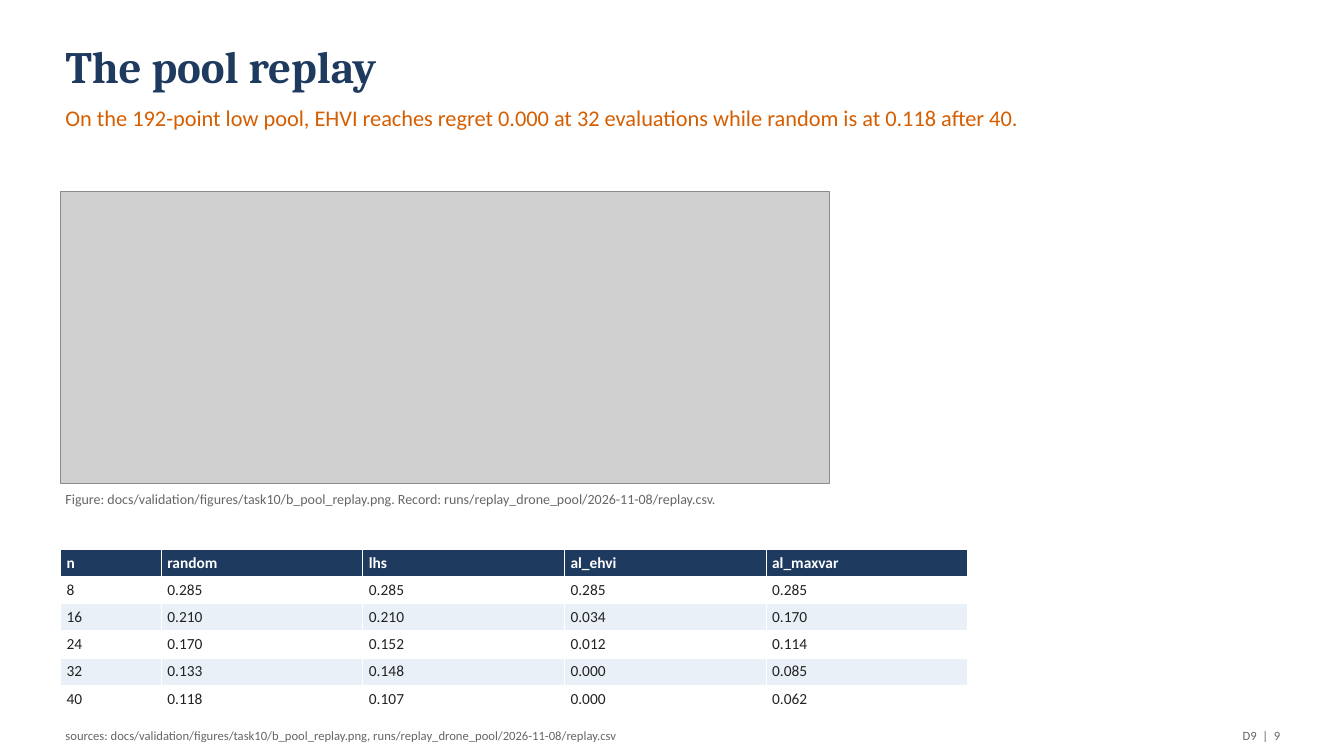
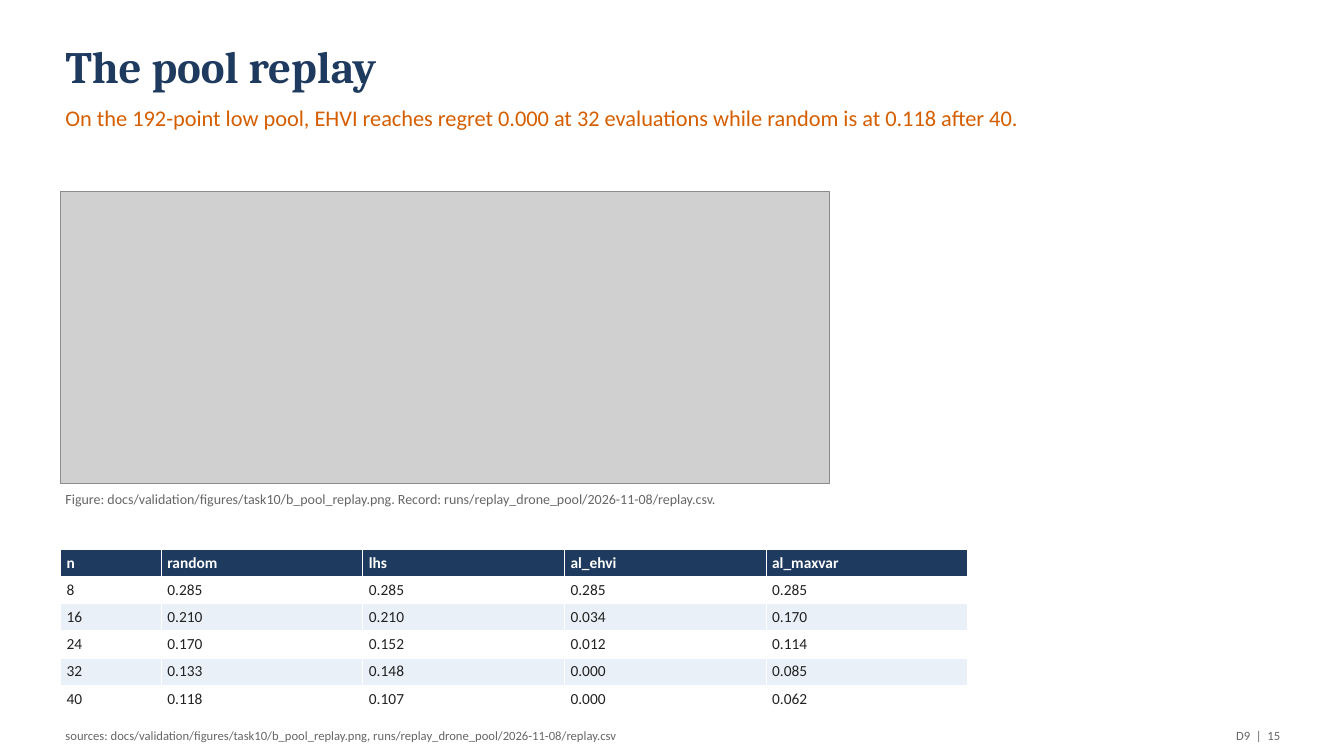
Before and after one commit to emarinhoss/ai-engineering, a slide deck: slide 15 of docs/talk/deck_drone.pptx (slide 9 before the commit). Drawn at 1344x756 pixels with LibreOffice and Linux fonts; fonts in the diff are those of the drawing; grey boxes stand for pictures. Boxes give left, top, right and bottom in pixels: in the first picture for what was removed or moved away, otherwise in the second. Text is boxed around its words. In the diff, an @@ line names an element or a change of style, - is before the commit and + after.

```diff
--- a/docs/talk/deck_drone.pptx
+++ b/docs/talk/deck_drone.pptx
@@ text at [1236,732,1280,740]: text changed @@
-D9 | 9
+D9 | 15
```
Also in this commit, not shown: 11 other slides changed, 7 slides added, 1 slide removed, 10 other files.
